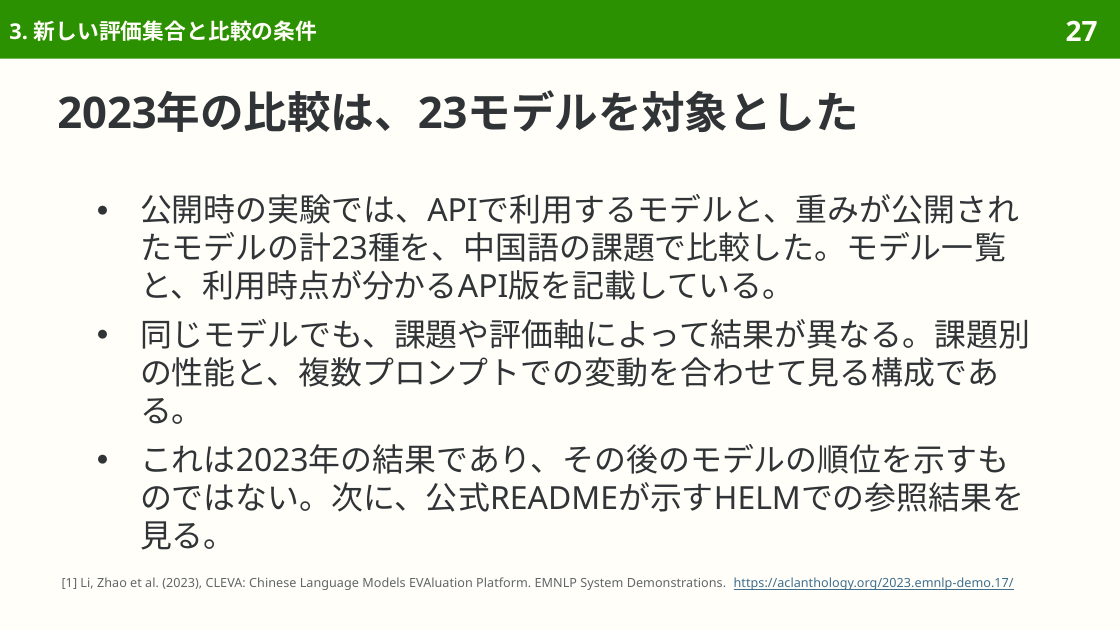
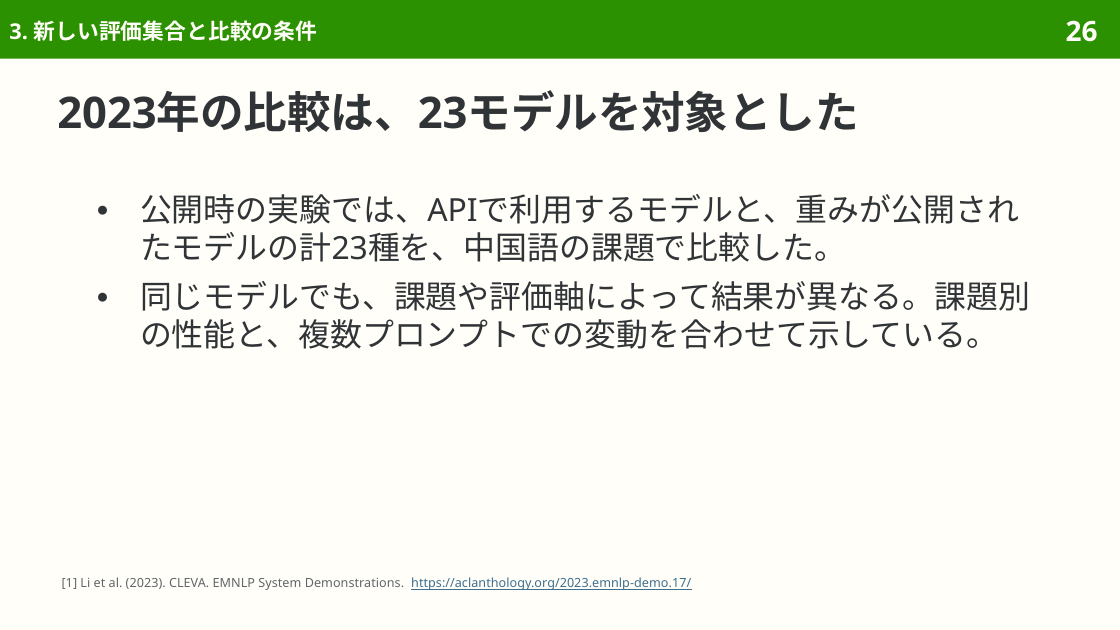
Before and after one commit to sasakiy84/datasets-in-10-minutes, a slide deck: slide 26 of slides/datasets-in-10-minutes-cleva.pptx (slide 27 before the commit). Drawn at 1120x630 pixels with LibreOffice and Linux fonts; fonts in the diff are those of the drawing. Boxes give left, top, right and bottom in pixels: in the first picture for what was removed or moved away, otherwise in the second. Text is boxed around its words. In the diff, an @@ line names an element or a change of style, - is before the commit and + after.

Commit message:
Explain CLEVA evaluation naturally and remove production-level details

```diff
--- a/slides/datasets-in-10-minutes-cleva.pptx
+++ b/slides/datasets-in-10-minutes-cleva.pptx
@@ page number at (x1=1066, y1=20, x2=1098, y2=42): text changed @@
-27
+26
@@ text at (x1=140, y1=194, x2=1030, y2=349): text changed @@
-● 公開時の実験では、APIで利用するモデルと、重みが公開されたモデルの計23種を、中国語の課題で比較した。モデル一覧と、利用時点が分かるAPI版を記載している。
-● 同じモデルでも、課題や評価軸によって結果が異なる。課題別の性能と、複数プロンプトでの変動を合わせて見る構成である。
-● これは2023年の結果であり、その後のモデルの順位を示すものではない。次に、公式READMEが示すHELMでの参照結果を見る。
+● 公開時の実験では、APIで利用するモデルと、重みが公開されたモデルの計23種を、中国語の課題で比較した。
+● 同じモデルでも、課題や評価軸によって結果が異なる。課題別の性能と、複数プロンプトでの変動を合わせて示している。
@@ text at (x1=62, y1=577, x2=691, y2=590): text changed @@
-[1] Li, Zhao et al. (2023), CLEVA: Chinese Language Models EVAluation Platform. EMNLP System Demonstrations. https://aclanthology.org/2023.emnlp-demo.17/
+[1] Li et al. (2023). CLEVA. EMNLP System Demonstrations. https://aclanthology.org/2023.emnlp-demo.17/
```
Also in this commit, not shown: 51 other slides changed, 4 slides removed, 40 other files.
